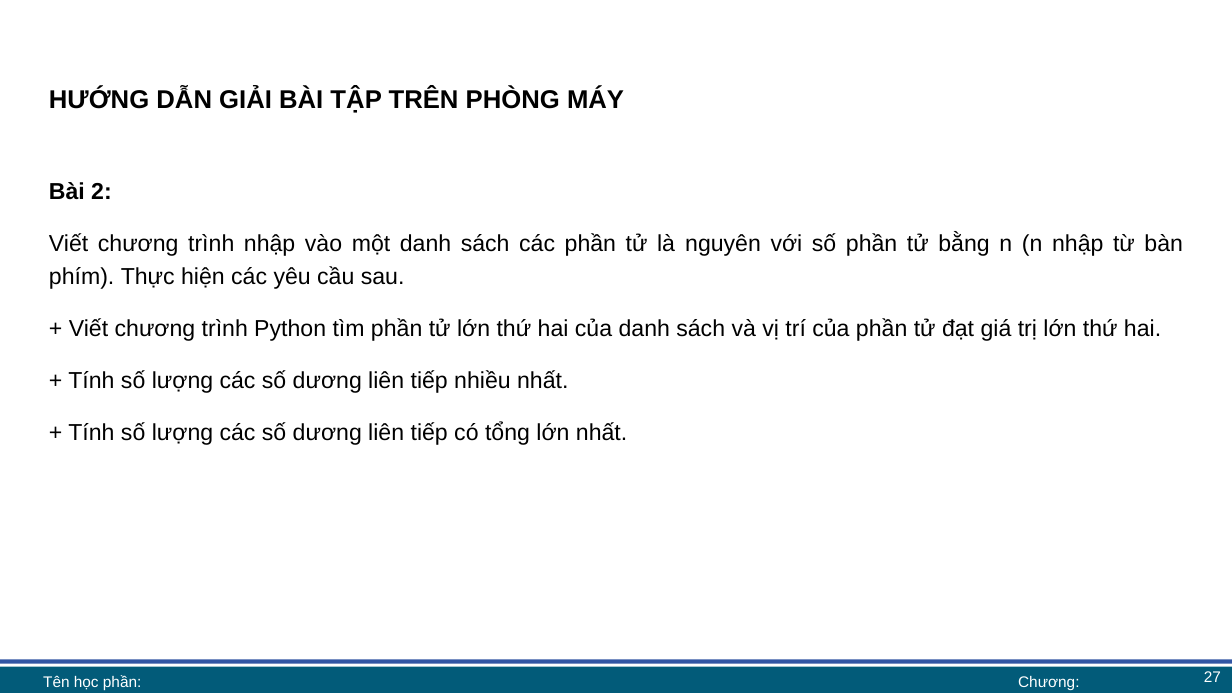
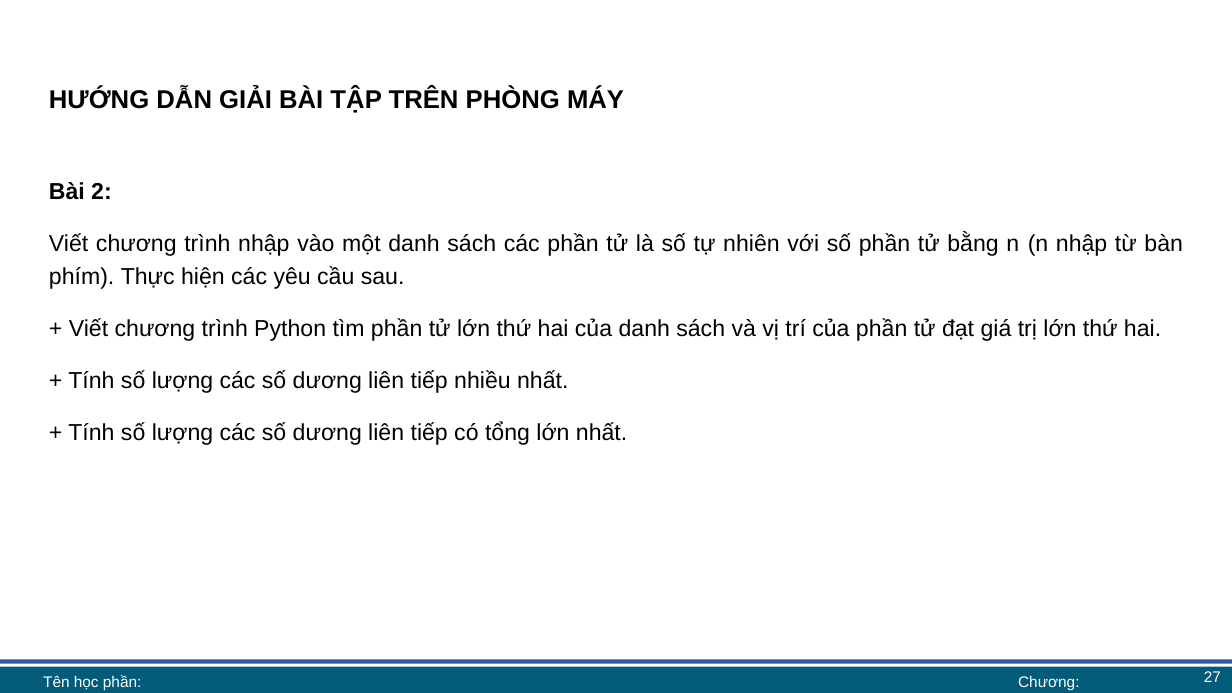
Before and after one commit to lhaaaaa/17A2-Ca-chieu, a slide deck: slide 27 of Lab 6 + 7/Lab 6 bài giảng.pptx. Drawn at 1232x693 pixels with LibreOffice and Linux fonts; fonts in the diff are those of the drawing; background and template pictures are left out. Boxes give left, top, right and bottom in pixels: in the first picture for what was removed or moved away, otherwise in the second. Text is boxed around its words. In the diff, an @@ line names an element or a change of style, - is before the commit and + after.

```diff
--- a/Lab 6 + 7/Lab 6 bài giảng.pptx
+++ b/Lab 6 + 7/Lab 6 bài giảng.pptx
@@ text at box(49, 232, 1183, 289): text changed @@
-Viết chương trình nhập vào một danh sách các phần tử là nguyên với số phần tử bằng n (n nhập từ bàn phím). Thực hiện các yêu cầu sau.
+Viết chương trình nhập vào một danh sách các phần tử là số tự nhiên với số phần tử bằng n (n nhập từ bàn phím). Thực hiện các yêu cầu sau.
```
Also in this commit, not shown: 11 other slides changed, 1 other file.
